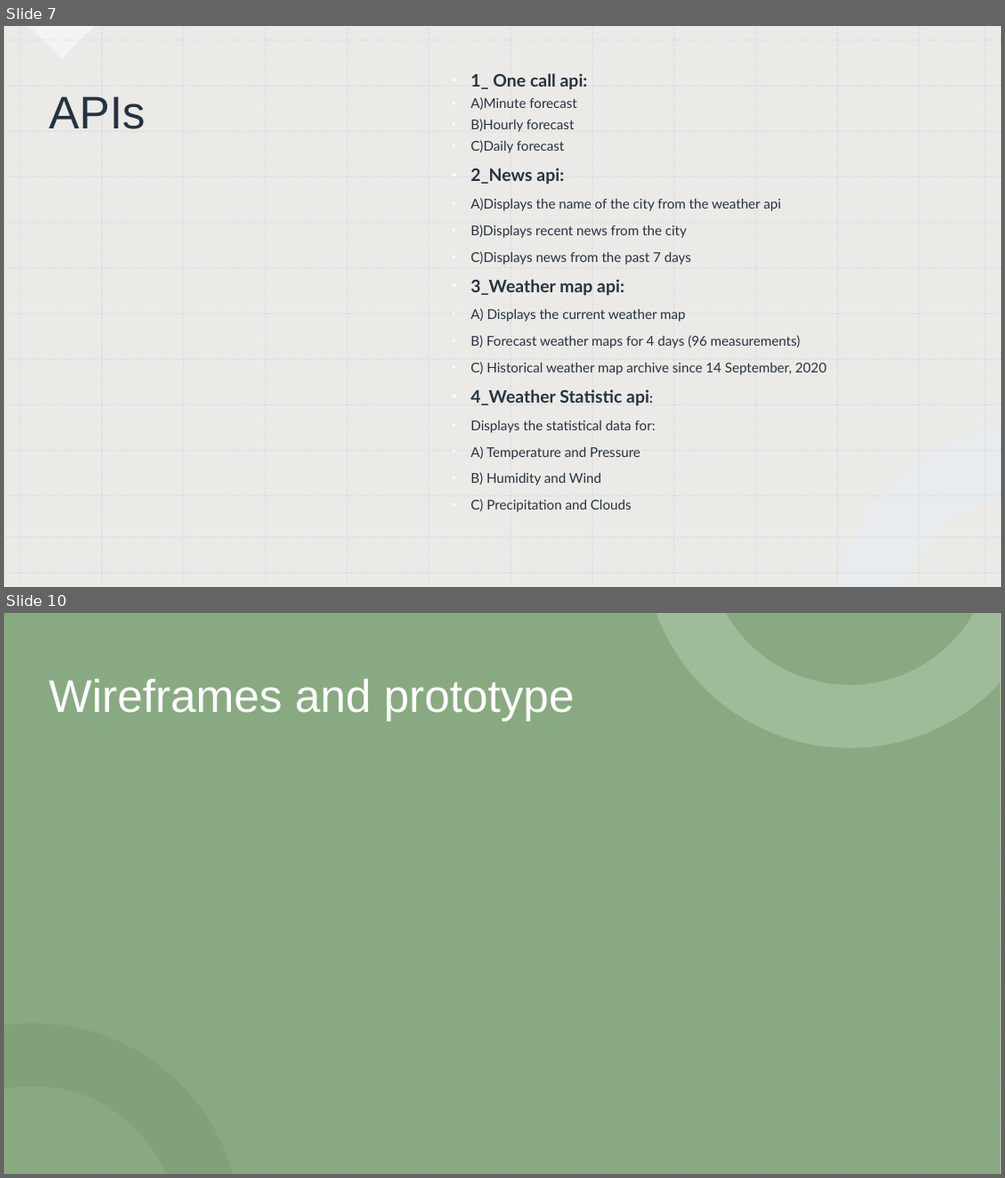
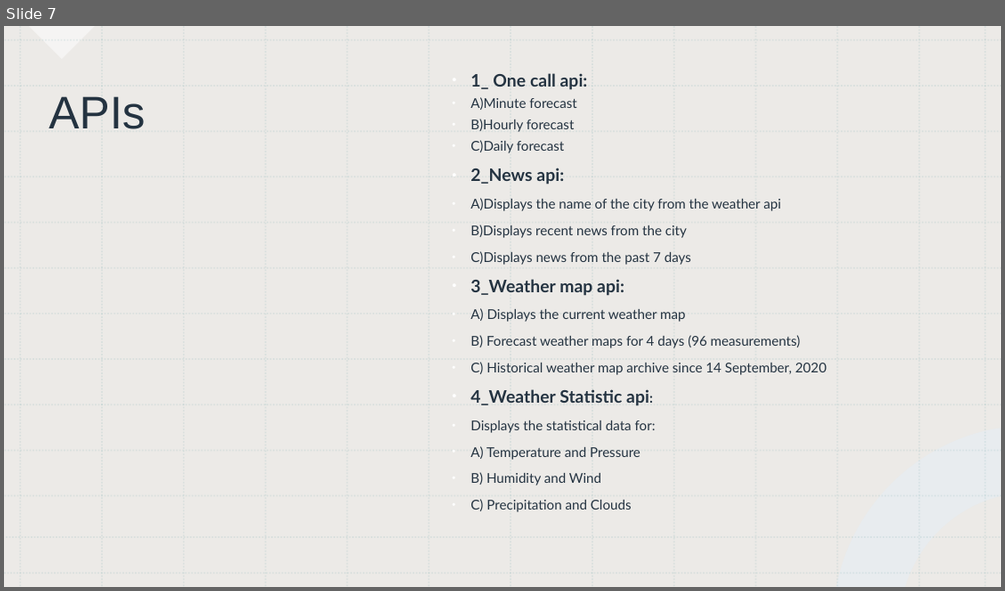
Before and after one commit to ctan24/Group-4-Project, a slide deck: group4.pptx. Shown one above the other, each under a label of ours: slides 7 and 10 before the commit, slide 7 after it; the slides between them are not shown. The pictures are 1005x1178 and 1005x591 pixels, drawn with LibreOffice and Linux fonts; fonts in the diff are those of the drawing. Boxes give left, top, right and bottom in pixels: in the first picture for what was removed or moved away, otherwise in the second. Text is boxed around its words. In the diff, an @@ line names an element or a change of style, - is before the commit and + after.

```diff
--- a/group4.pptx
+++ b/group4.pptx
@@ slide 10 removed at (4, 613, 1001, 1174), background #FFFFFF; not listed: 28 template elements that a slide beside it also shows @@
@@ rectangle removed at (4, 613, 1001, 1174) @@
@@ title removed at (48, 679, 574, 721) @@
-Wireframes and prototype
```
Also in this commit, not shown: 5 slides changed, 4 slides added, 2 other files.
